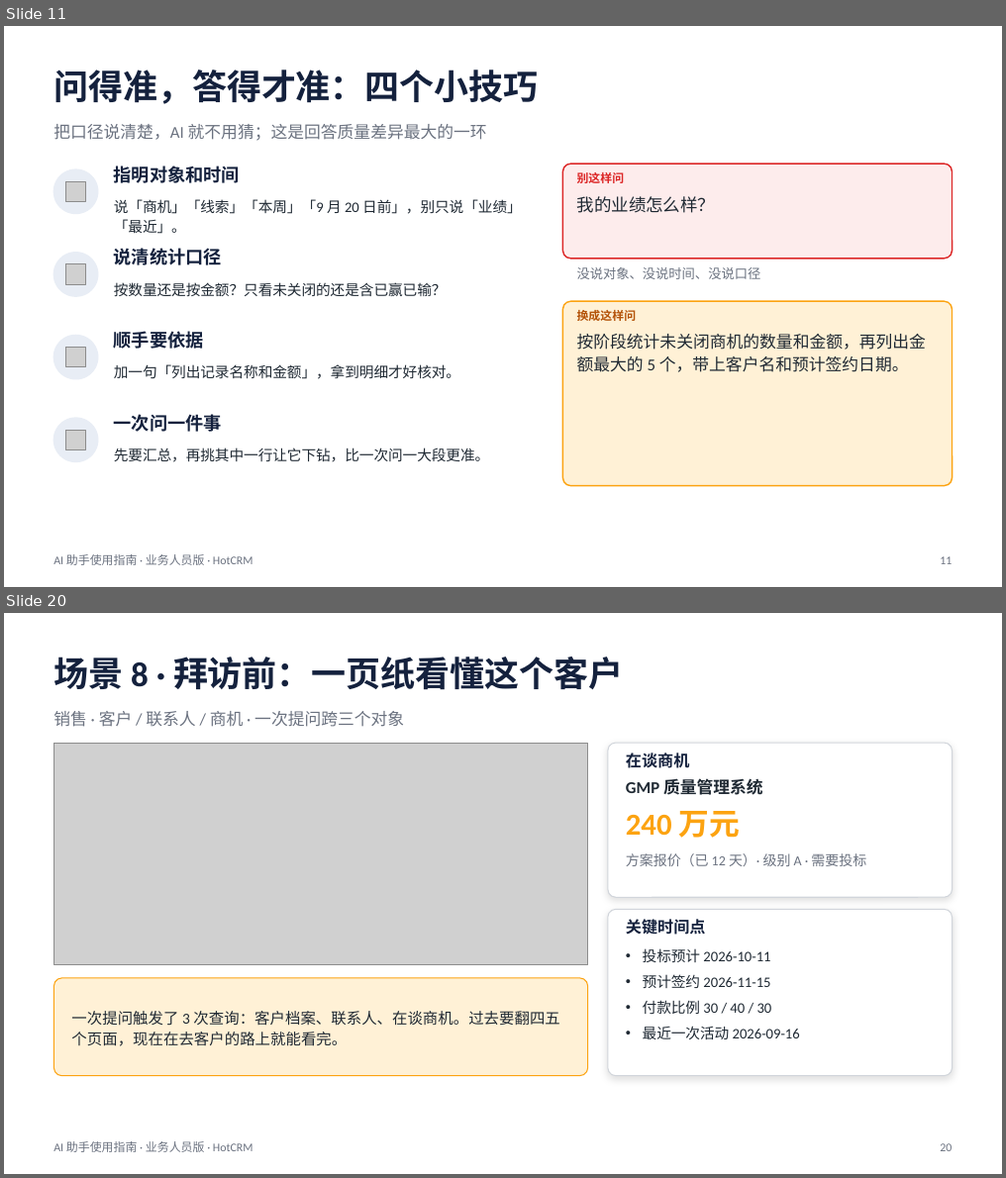
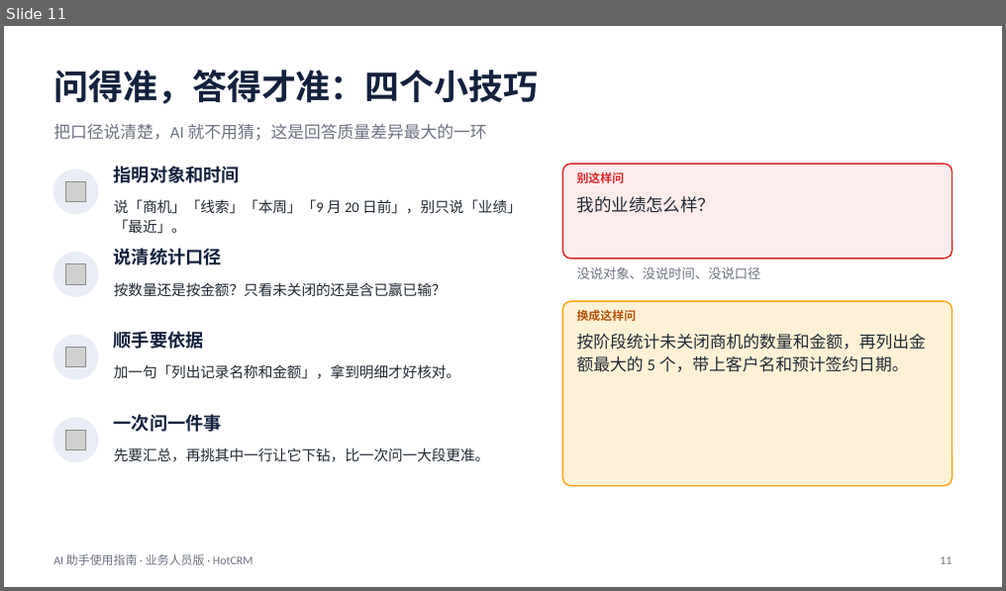
Before and after one commit to sunhaolin/hotcrm, a slide deck: docs/demo/mcp-intro/AI助手使用指南-业务人员.pptx. Shown one above the other, each under a label of ours: slides 11 and 20 before the commit, slide 11 after it; the slides between them are not shown. The pictures are 1006x1178 and 1006x591 pixels, drawn with LibreOffice and Linux fonts; fonts in the diff are those of the drawing; grey boxes stand for pictures. Boxes give left, top, right and bottom in pixels: in the first picture for what was removed or moved away, otherwise in the second. Text is boxed around its words. In the diff, an @@ line names an element or a change of style, - is before the commit and + after.

```diff
--- a/docs/demo/mcp-intro/AI助手使用指南-业务人员.pptx
+++ b/docs/demo/mcp-intro/AI助手使用指南-业务人员.pptx
@@ slide 20 removed at box(4, 613, 1002, 1174), background #FFFFFF @@
@@ text removed at box(54, 657, 623, 690) @@
-场景 8 · 拜访前：一页纸看懂这个客户
@@ text removed at box(54, 711, 404, 727) @@
-销售 · 客户 / 联系人 / 商机 · 一次提问跨三个对象
@@ picture removed at box(54, 743, 588, 965) @@
@@ rounded rectangle removed at box(608, 743, 952, 897) @@
@@ text removed at box(626, 753, 689, 768) @@
-在谈商机
@@ text removed at box(626, 779, 763, 795) @@
-GMP 质量管理系统
@@ text removed at box(626, 811, 740, 838) @@
-240 万元
@@ text removed at box(626, 854, 866, 866) @@
-方案报价（已 12 天）· 级别 A · 需要投标
@@ rounded rectangle removed at box(608, 909, 952, 1076) @@
@@ text removed at box(626, 919, 706, 935) @@
-关键时间点
@@ text removed at box(643, 949, 800, 1040) @@
-• 投标预计 2026-10-11
-• 预计签约 2026-11-15
-• 付款比例 30 / 40 / 30
-• 最近一次活动 2026-09-16
@@ rounded rectangle removed at box(54, 978, 588, 1076) @@
@@ text removed at box(71, 1011, 559, 1047) @@
-一次提问触发了 3 次查询：客户档案、联系人、在谈商机。过去要翻四五个页面，现在在去客户的路上就能看完。
@@ text removed at box(54, 1142, 253, 1153) @@
-AI 助手使用指南 · 业务人员版 · HotCRM
@@ text removed at box(940, 1144, 951, 1152) @@
-20
```
Also in this commit, not shown: 10 slides changed, 3 slides added, 1 other slide removed, 1 other file.
